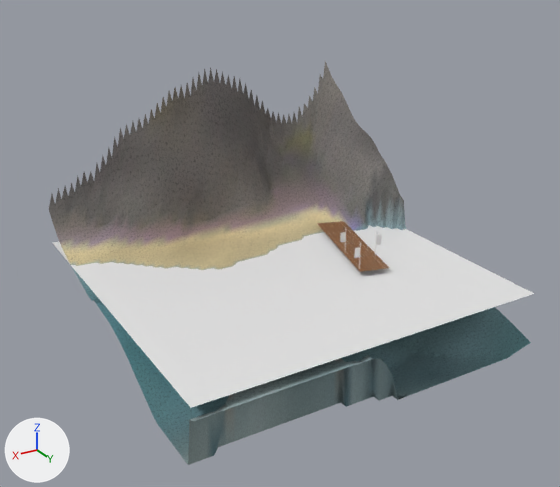
An edit to the glTF model eloria-assets/maps/continent-v2/stagheath/client/chunks/14_07/world.glb, drawn before and after from the same camera.
Camera for both pictures: a 50 mm lens placed at (526.6, 423.3, 89.7), pointed at (429.1, 260.8, 8.5). Arrows for +X, +Y and +Z are at lower left; the lights stay in place. The older version comes first. Where no turn or scale is listed for an object, it has been applied to the vertices. Vertices at exactly the same position are counted once.

The first picture shows 'AuthoredGround_stagheathBase_stagheath_14_07', 'Terrain_stagheath_14_07', 'Walk_AuthoredBridge_stagheath__boatnet-stagheath-pier_stagheath', 'Water_stagheath_14_07' and 7 more.
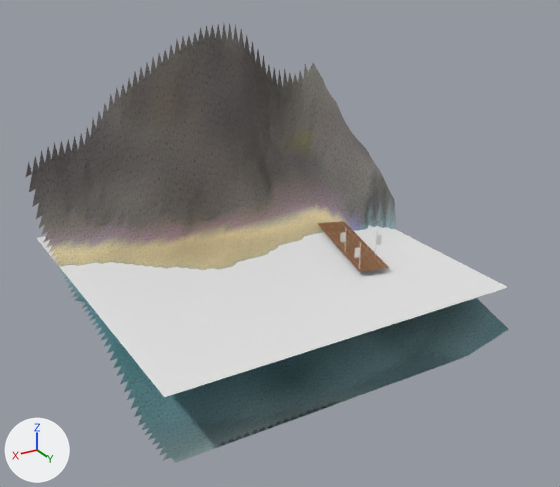
Location of each change, [x1, y1, x2, y2] in pixels of the pictures (560 x 487 px; the box of a moved part takes in the faces that stretch with it):
'AuthoredGround_stagheathBase_stagheath_14_07', reshaped (9% taller): before [49, 61, 525, 464]; after [25, 23, 504, 463]
'Water_stagheath_14_07', mesh moved: before [53, 225, 534, 408]; after [37, 225, 508, 397]
'Terrain_stagheath_14_07', reshaped: before [50, 215, 531, 465]; after [176, 62, 509, 462]
part 3 of me_authoredground_stagheathbase_stagheath_14_07, moved or reshaped: before [185, 61, 525, 464]; after [25, 23, 316, 463]

Edits to the bpy script that builds the scene:
```text
Change me_terrain_stagheath_14_07:
    used by ob_terrain_stagheath_14_07; location = (-929.0, 6517.0, 0.0)
    remove me_terrain_stagheath_14_07.from_pydata(...)  # 2401 vertices, 4608 faces; spans x 1309.0..1405.0, y -6307.0..-6211.0, z -16.0..41.8
    add me_terrain_stagheath_14_07.from_pydata(...)  # 2401 vertices, 4608 faces; spans x 1311.0..1407.0, y -6313.0..-6217.0, z -16.0..54.0
    me_terrain_stagheath_14_07 part 1: 2401 of 2401 vertices moved; they spanned x 1309.0..1405.0, y -6307.0..-6211.0, z -16.0..41.8 and now span x 1311.0..1407.0, y -6313.0..-6217.0, z -16.0..54.0; mean shift (2.0, -6.0, 2.5)
Change me_water_stagheath_14_07:
    used by ob_water_stagheath_14_07; location = (-929.0, 6517.0, 0.0)
    remove me_water_stagheath_14_07.from_pydata(...)  # 4 vertices, 2 faces; spans x 1309.0..1405.0, y -6308.0..-6212.0, z 0.0
    add me_water_stagheath_14_07.from_pydata(...)  # 4 vertices, 2 faces; spans x 1312.0..1408.0, y -6314.0..-6218.0, z 0.0
    me_water_stagheath_14_07 part 2: the whole mesh is moved by (3.0, -6.0, 0.0)
Change me_authoredground_stagheathbase_stagheath_14_07:
    used by ob_authoredground_stagheathbase_stagheath_14_07; location = (-929.0, 6517.0, 0.0)
    remove me_authoredground_stagheathbase_stagheath_14_07.from_pydata(...)  # 2448 vertices, 4608 faces; spans x 1309.0..1405.0, y -6309.0..-6211.0, z -16.0..45.9
    add me_authoredground_stagheathbase_stagheath_14_07.from_pydata(...)  # 2496 vertices, 4608 faces; spans x 1311.0..1409.0, y -6315.0..-6217.0, z -16.0..57.9
    me_authoredground_stagheathbase_stagheath_14_07 part 3: 194 vertices removed from x 1309.0..1405.0, y -6309.0..-6211.0, z -16.0..44.2; 242 vertices added at x 1311.0..1409.0, y -6315.0..-6217.0, z -16.0..57.9
```
